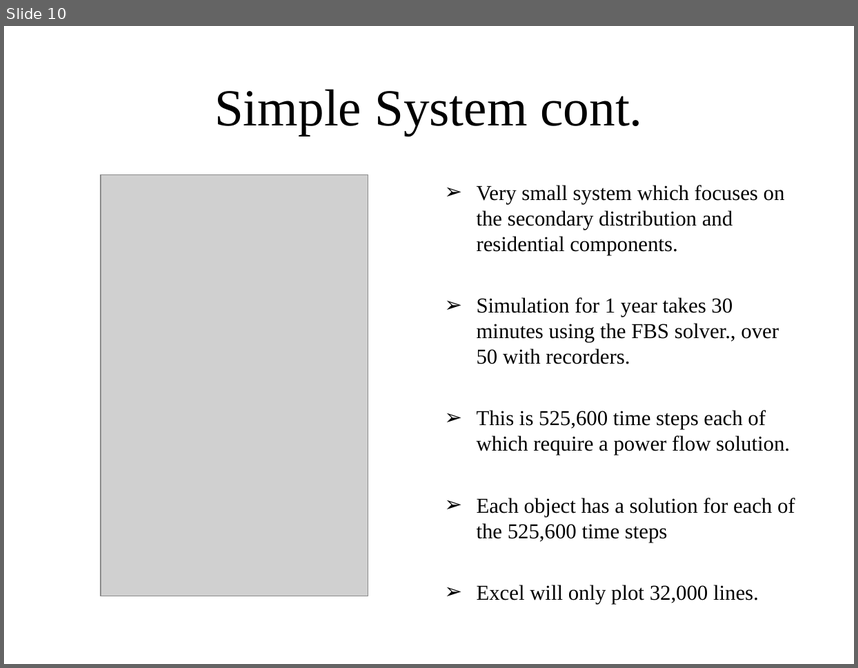
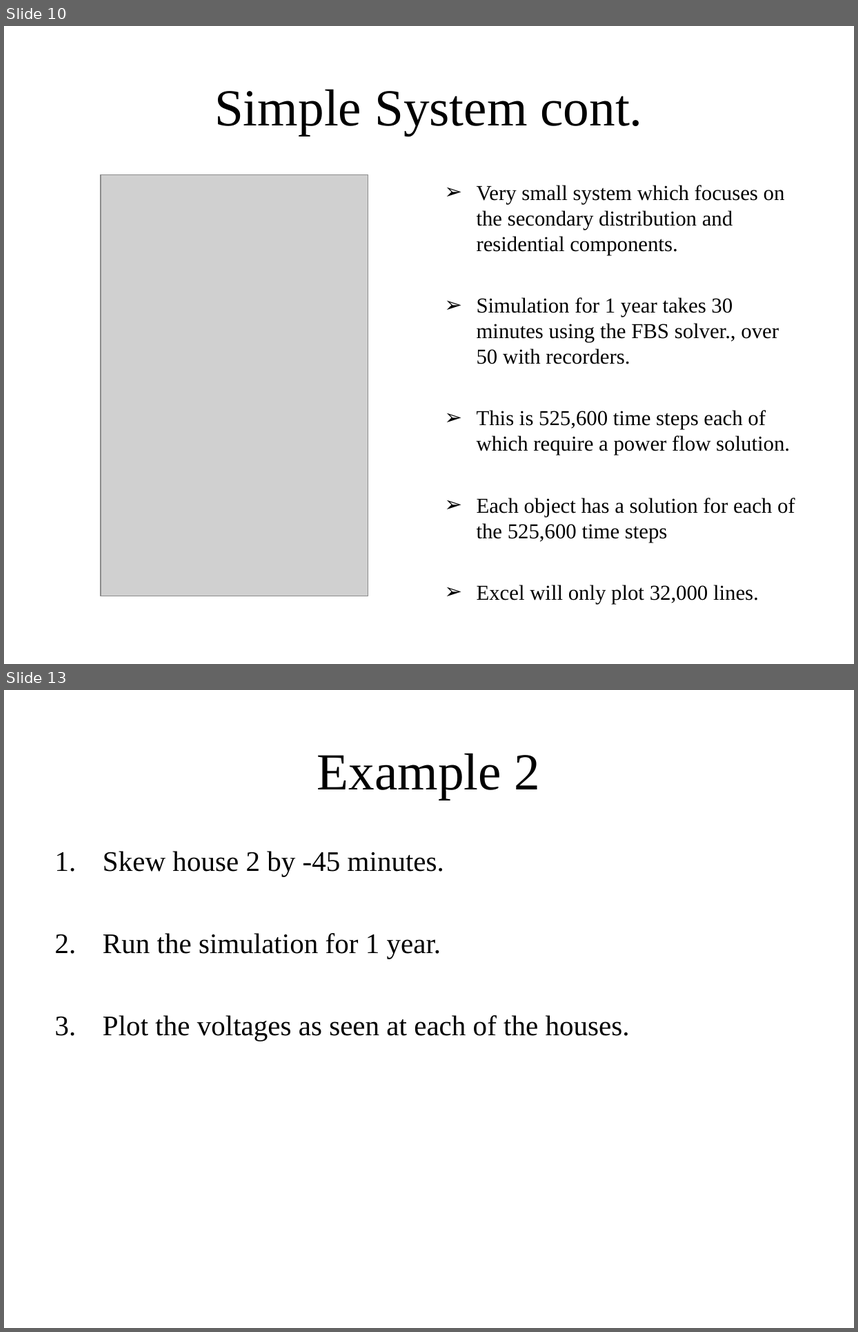
Before and after one commit to gridlab-d/course, a slide deck: Distribution_Analysis_Course/1.0 - Anual_Analysis.ppt. Shown one above the other, each under a label of ours: slide 10 before the commit, slides 10 and 13 after it; the slides between them are not shown. The pictures are 858x668 and 858x1332 pixels, drawn with LibreOffice and Linux fonts; fonts in the diff are those of the drawing; grey boxes stand for pictures. Boxes give left, top, right and bottom in pixels: in the first picture for what was removed or moved away, otherwise in the second. Text is boxed around its words. In the diff, an @@ line names an element or a change of style, - is before the commit and + after.

```diff
--- a/Distribution_Analysis_Course/1.0 - Anual_Analysis.ppt
+++ b/Distribution_Analysis_Course/1.0 - Anual_Analysis.ppt
@@ slide 13 added at [4,690,854,1328], background #FFFFFF @@
@@ title added at [317,753,541,799], 44 pt, text #000000 @@
+Example 2
@@ text added at [103,851,630,1041], 24 pt, text #000000 @@
+1. Skew house 2 by -45 minutes.
+2. Run the simulation for 1 year.
+3. Plot the voltages as seen at each of the houses.
```
Also in this commit, not shown: 2 slides changed.
